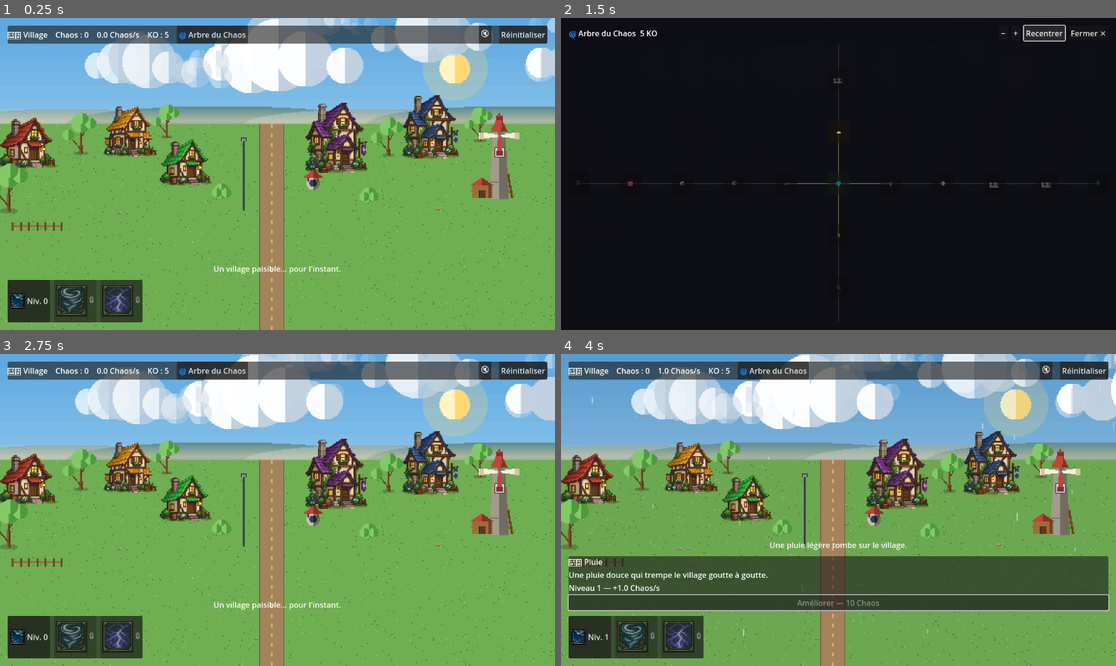
Above: before the commit, frames 1-4 (two rows, left to right).
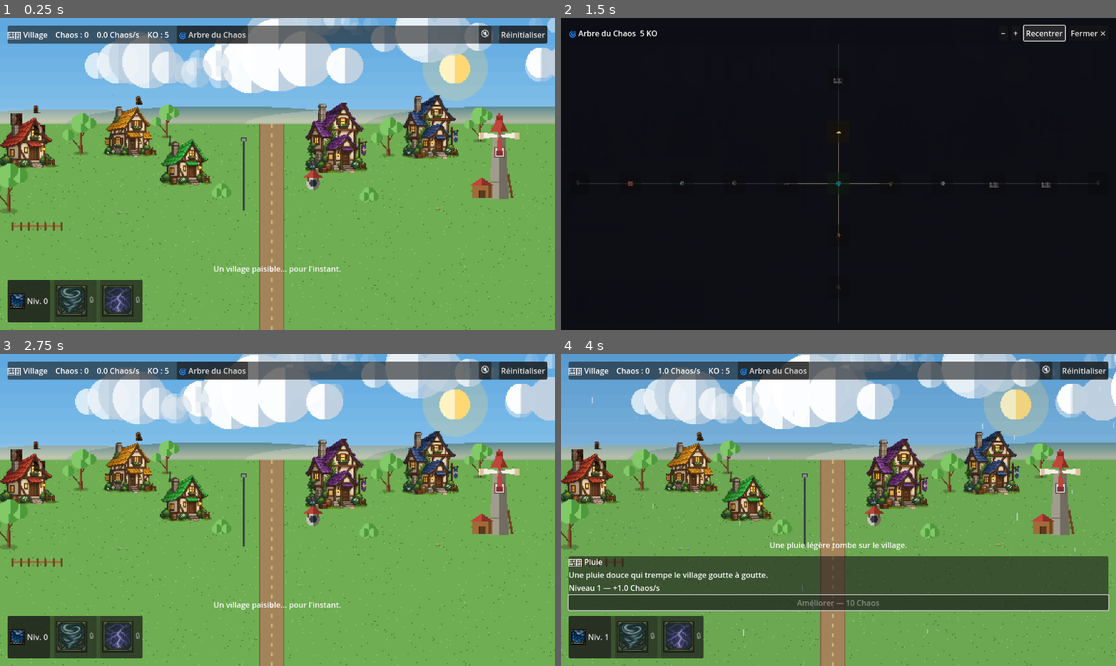
Above: after the commit, the same moments.

Repository: juanrobin09-stack/incrementale-godot
Game: Godot game, scene res://scenes/main.tscn
The game is run twice, just before and just after one commit, with the same random seed, the same clock (stepped at 60 frames per second) and the same inputs.
Inputs:
- Up to frame 1 (0.25 s): no input
- Up to frame 2 (1.5 s): click "🌀 Arbre du Chaos" at 0.5 s; click "🔇" at 1.25 s
- Up to frame 3 (2.75 s): click "Réinitialiser" at 2 s
- Up to frame 4 (4 s): click "Niv. 0" at 2.75 s; click "Activer — Gratuit" at 3.5 s

The runs differ from the first frame. In frame 1, 0.3% of the frame differs, in the area x 1-79%, y 24-42%; in frame 2, less than 0.1%; in frame 3, 0.3%; in frame 4, 0.2%.

Commit message:
Dégâts de maison : effritement par grille de blocs, corrige la taille qui variait
Deux problèmes remontés en testant le fondu du tour précédent :

1. Les maisons grossissaient visiblement dès qu'un peu de dégâts
   apparaissait — le sprite endommagé gardait son propre ratio largeur/
   hauteur, différent de celui du sprite intact (les deux images de
   référence ne sont pas cadrées pareil). Corrigé : les deux sprites
   sont maintenant dessinés dans le même rectangle de destination,
   dérivé uniquement du sprite intact.

2. Le fondu en transparence ne rendait pas assez "physique" — demandé
   explicitement de remplacer par une vraie dégradation visuelle, pas
   un fondu. house_sprite.gd découpe maintenant chaque maison en une
   grille de 5×6 cases ; à mesure que le stress du vent monte, des
   cases basculent une par une et définitivement de l'image intacte
   vers l'image endommagée (draw_texture_rect_region par case), avec un
   biais pour que les cases du haut (toit) lâchent avant celles du bas
   (murs) — cohérent avec le style pixel-art à blocs nets du reste du
   jeu, et irréversible même si le vent retombe, comme le reste des
   dégâts du vent.

Co-Authored-By: Claude Sonnet 5 <noreply@anthropic.com>
Claude-Session: https://claude.ai/code/session_016yAC6ssaf6BSe8MTXBU3RM

Diff:
--- a/scripts/world/house_sprite.gd
+++ b/scripts/world/house_sprite.gd
@@ -6,33 +6,42 @@
 ## reference art's rounded shingle tiles, half-timbering, cracked plaster
 ## and broken shutters aren't realistically reproducible with this
 ## renderer's flat-shaded pixel primitives, and exact visual fidelity to
-## the references was the explicit ask here. A first pass tried keeping
-## the intact sprite untouched and only spawning debris on top, then
-## tearing literal chunks out of it as stress rose — dropped now that a
-## proper damaged-state reference image exists: it shows cracked walls,
-## broken windows/shutters and missing roof tiles all at once, in the
-## same hand-painted style as the intact art, which no amount of
-## procedural chunk-punching was going to match.
+## the references was the explicit ask here.
 ##
-## Damage is a crossfade between the two full textures — draw_texture_rect
-## twice, the damaged one on top with its own alpha ramped by crack_t —
-## rather than a hard swap, so it still reads as gradual wear and not an
-## instant change (the original's own stated design goal, still true
-## here). Each texture keeps its own aspect ratio (_w vs _w_damaged): the
-## two reference crops aren't pixel-aligned to each other, so stretching
-## both into one shared rect would visibly warp whichever one doesn't
-## match; independent aspect-correct scaling, both anchored bottom-
-## center at the same ground point, is the honest compromise without
-## hand-registering every pair of images.
+## Damage reveals the damaged texture through a fixed GRID_COLS x
+## GRID_ROWS grid of cells rather than a soft alpha crossfade: each cell
+## has its own seeded reveal threshold (biased so upper/roof rows tend to
+## flip before lower/wall rows, matching wind hitting the roof first),
+## and _update_stress() permanently flips a cell from intact to damaged
+## the moment stress crosses that cell's threshold — permanently, same as
+## every other piece of wind damage in this game never healing once it
+## happens. This reads as the sprite actually breaking apart in blocky
+## chunks, matching the game's hard-edged pixel-art style, instead of the
+## smooth dissolve an alpha fade gives — a first pass used exactly that
+## fade and it read as too soft/unphysical once tested.
 ##
-## Debris still bursts at fixed stress thresholds, same as before — that
-## part was never about matching a specific torn spot, so it doesn't need
-## the sprite mutation the old approach used it to justify.
+## Both textures are drawn into the SAME destination rect (driven by the
+## intact texture's own aspect ratio) rather than each at its own native
+## aspect ratio — a first pass let the damaged texture size itself
+## independently and it visibly grew/shrank relative to the intact
+## sprite the moment any cell revealed, since the two reference crops
+## aren't the same aspect ratio. Per-cell src_rect regions still sample
+## the damaged texture's own pixel dimensions (not warped, just addressed
+## by fraction), so this is a one-time shared-footprint fix, not a
+## per-cell distortion.
+##
+## Debris still bursts at fixed stress thresholds, same as before —
+## that's a separate physical read (things flying off) layered on top of
+## the visual one (the sprite itself changing), not tied to any specific
+## cell.
 ##
 ## Full collapse is still the old procedural rubble pile — reference art
 ## for actual ruin debris is a later pass. resilience / no-respawn /
 ## no-recovery-from-collapse behaviour is unchanged — see tree_sprite.gd's
 ## own header for the "no respawn" product decision this follows.
+
+const GRID_COLS := 5
+const GRID_ROWS := 6
 
 var h: float
 var texture: Texture2D
@@ -46,11 +55,11 @@
 var entities_parent: Node2D
 
 var _w: float
-var _w_damaged: float
 var _house_seed: float
 var _stress: float = 0.0
 var _last_stress: float = 0.0
 var _collapsed: bool = false
+var _revealed: Array = []
 
 func setup(p_h: float, p_texture: Texture2D, p_texture_damaged: Texture2D, p_wall: Color, p_wall_shadow: Color, p_roof: Color, p_roof_shadow: Color,
 		p_resilience: float, p_seed: float, p_wind: WindEngine, p_entities_parent: Node2D) -> void:
@@ -65,14 +74,20 @@
 	_house_seed = p_seed
 	wind = p_wind
 	entities_parent = p_entities_parent
-	_w = h * _aspect(texture)
-	_w_damaged = h * _aspect(texture_damaged)
+	var tex_h: float = float(texture.get_height())
+	var tex_w: float = float(texture.get_width())
+	_w = h * (tex_w / tex_h if tex_h > 0.0 else 1.0)
+	_revealed.resize(GRID_COLS * GRID_ROWS)
+	_revealed.fill(false)
 	queue_redraw()
 
-func _aspect(tex: Texture2D) -> float:
-	var tex_h: float = float(tex.get_height())
-	var tex_w: float = float(tex.get_width())
-	return tex_w / tex_h if tex_h > 0.0 else 1.0
+## Deterministic per-cell reveal point in [0,1] — a row bias (0 at the
+## roof, rising toward the base) plus per-cell jitter from the house's
+## own seed, so every house's crumble pattern is fixed but different.
+func _cell_threshold(col: int, row: int) -> float:
+	var row_bias: float = (float(row) / float(GRID_ROWS - 1)) * 0.35
+	var n: float = seeded(_house_seed + col * 7.3 + row * 13.1 + 50.0)
+	return clamp(0.12 + row_bias + (n - 0.5) * 0.55, 0.0, 0.97)
 
 func _process(delta: float) -> void:
 	_update_stress(delta)
@@ -91,6 +106,13 @@
 
 	var dir: float = wind.direction if wind.direction != 0.0 else 1.0
 	var wall_h: float = h * 0.42
+	var crack_t: float = clamp((_stress - 0.40) / 0.35, 0.0, 1.0)
+
+	for row in range(GRID_ROWS):
+		for col in range(GRID_COLS):
+			var idx: int = row * GRID_COLS + col
+			if not _revealed[idx] and crack_t >= _cell_threshold(col, row):
+				_revealed[idx] = true
 
 	if _last_stress < 0.65 and _stress >= 0.65:
 		DebrisSpawner.burst(entities_parent, position.x + _w * 0.25, position.y - wall_h,
@@ -112,14 +134,25 @@
 	_last_stress = _stress
 
 func _draw() -> void:
-	var crack_t: float = clamp((_stress - 0.40) / 0.35, 0.0, 1.0)
 	var cut_point: float = 0.985 + (seeded(_house_seed + 12) - 0.5) * 0.02
 	if _stress >= cut_point:
 		_draw_rubble()
 		return
 	draw_texture_rect(texture, Rect2(-_w / 2.0, -h, _w, h), false)
-	if crack_t > 0.01:
-		draw_texture_rect(texture_damaged, Rect2(-_w_damaged / 2.0, -h, _w_damaged, h), false, Color(1.0, 1.0, 1.0, crack_t))
+
+	var dmg_w: float = float(texture_damaged.get_width())
+	var dmg_h: float = float(texture_damaged.get_height())
+	var cell_w: float = _w / GRID_COLS
+	var cell_h: float = h / GRID_ROWS
+	var src_cell_w: float = dmg_w / GRID_COLS
+	var src_cell_h: float = dmg_h / GRID_ROWS
+	for row in range(GRID_ROWS):
+		for col in range(GRID_COLS):
+			if not _revealed[row * GRID_COLS + col]:
+				continue
+			var dst := Rect2(-_w / 2.0 + col * cell_w, -h + row * cell_h, cell_w, cell_h)
+			var src := Rect2(col * src_cell_w, row * src_cell_h, src_cell_w, src_cell_h)
+			draw_texture_rect_region(texture_damaged, dst, src)
 
 func _draw_rubble() -> void:
 	var wall_h: float = h * 0.42
Not shown, changed: README.md
